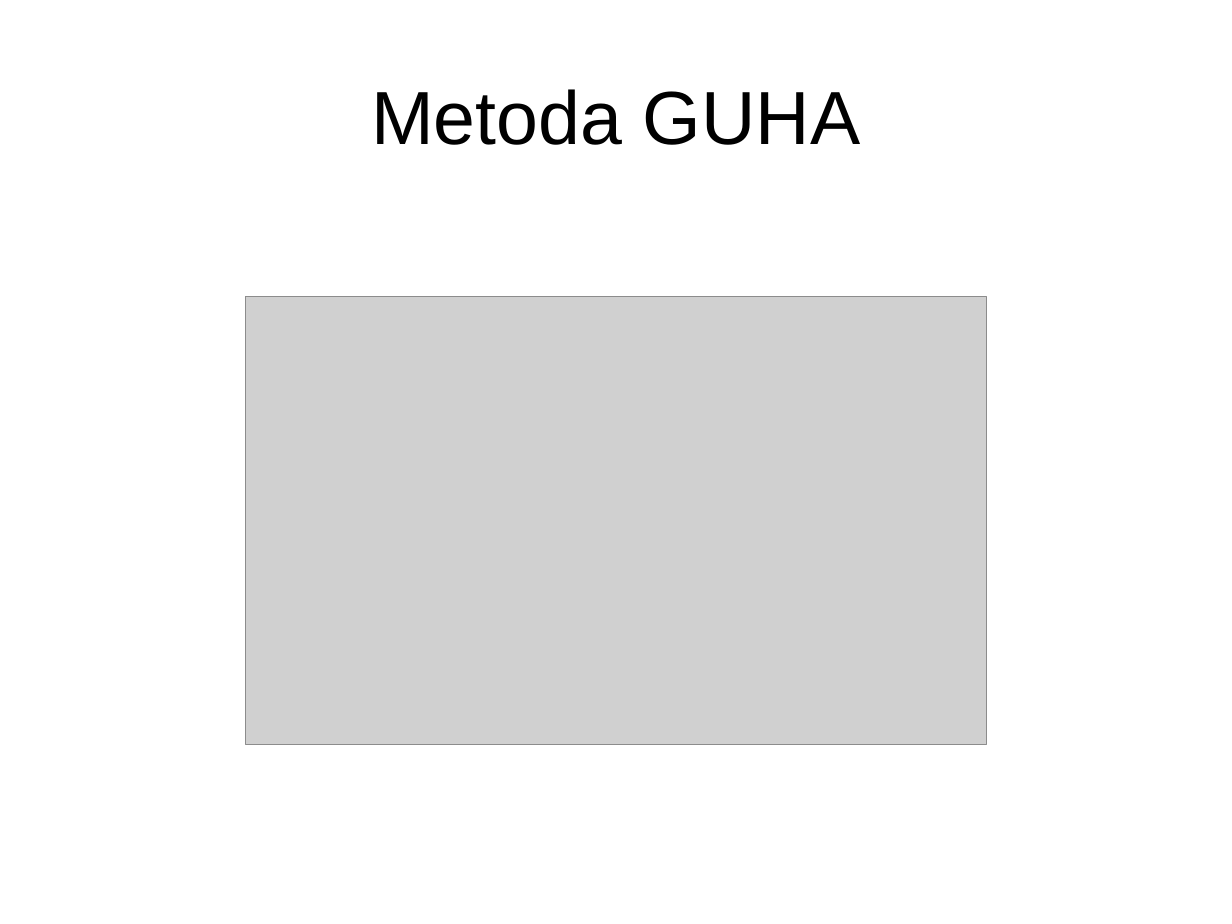
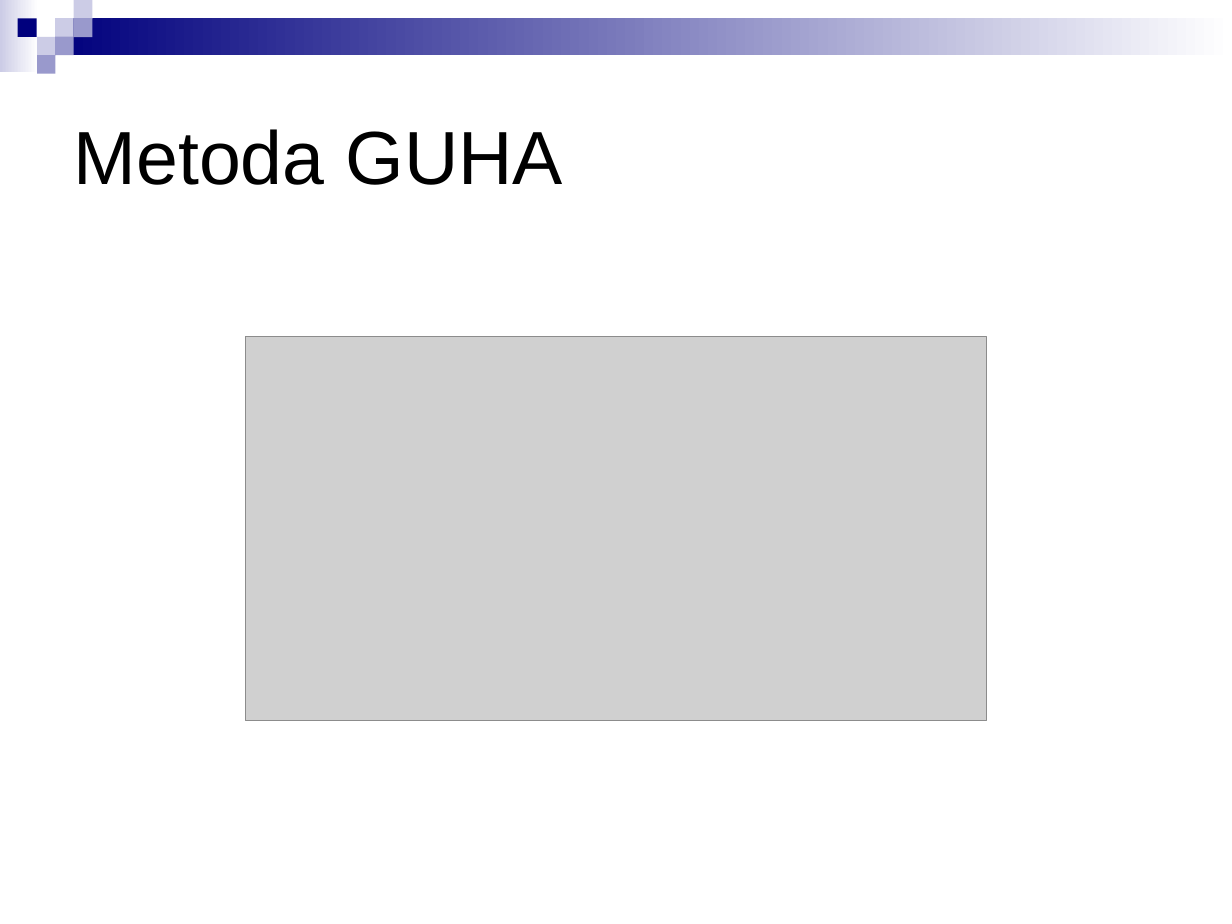
Before and after one commit to michalkovy/ferda, a slide deck: slide 5 of publications/diplomky/kuzmos/Prezentace/Relační GUHA procedury.ppt (slide 6 before the commit). Drawn at 1232x924 pixels with LibreOffice and Linux fonts; fonts in the diff are those of the drawing; grey boxes stand for pictures. Boxes give left, top, right and bottom in pixels: in the first picture for what was removed or moved away, otherwise in the second. Text is boxed around its words. In the diff, an @@ line names an element or a change of style, - is before the commit and + after.

```diff
--- a/publications/diplomky/kuzmos/Prezentace/Relační GUHA procedury.ppt
+++ b/publications/diplomky/kuzmos/Prezentace/Relační GUHA procedury.ppt
@@ group added at (0,0,1232,74): 9 rectangles @@
@@ title "Metoda GUHA": place and size @@
-title "Metoda GUHA" at (371,89,860,145)
+title "Metoda GUHA" at (74,129,563,185)
@@ title "Metoda GUHA" at (74,129,563,185): alignment centre to left @@
@@ picture: place and size @@
-picture at (245,297,986,745)
+picture at (245,336,986,721)
```
Also in this commit, not shown: 15 other slides changed, 1 slide added, 1 slide removed, 14 other files.
